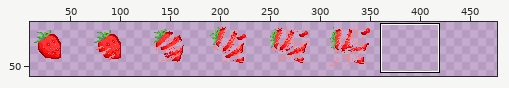
Two states of a sprite sheet, assets/images/fruits/strawberry.png. The picture above shows the old version from afar; the outline marks the close-up.
Close-up. The starting point:
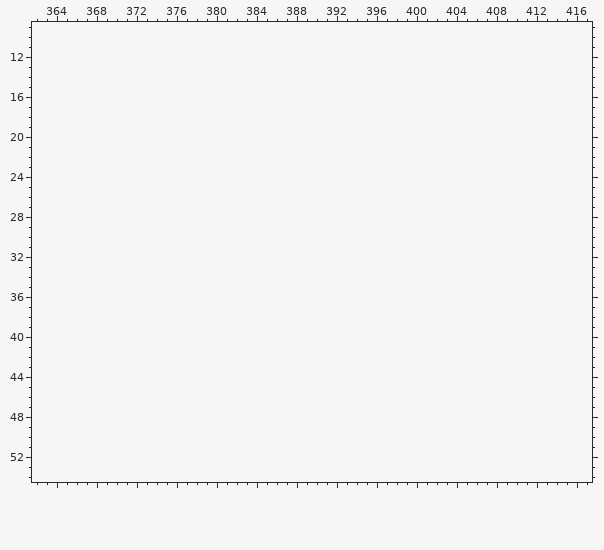
The file is 360x60 pixels. Shown: x 362..417, y 9..54. The old version is drawn lined up with the new one, on the new canvas. The wide view leaves out empty margins. The commit also changed other parts of the picture, which this record leaves out.
New version:
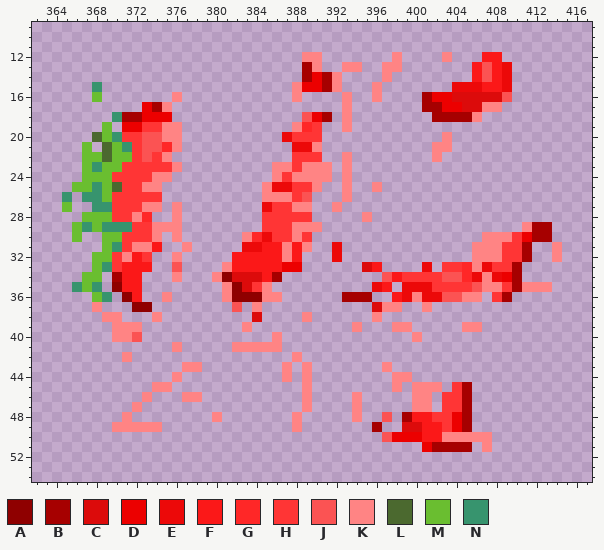
Palette (. is transparent): A #8f0000  B #a60000  C #dc0b0b  D #ec0000  E #ec0909  F #fb1818  G #ff2727  H #ff3535  J #fb5353  K #ff8484  L #4b692f  M #6abe30  N #37946e
Difference:
canvas 360x60 -> 480x60
y 12: x 389..390 .. -> KK; x 398 . -> K; x 403 . -> K; x 407..408 .. -> FF
y 13: x 389..390 .. -> BK; x 393..394 .. -> KK; x 397..398 .. -> KK; x 406..409 .... -> FJFE
y 14: x 389..392 .... -> BDBK; x 397 . -> K; x 406..409 .... -> FJFE
y 15: x 368 . -> N; x 388..392 ..... -> KDDBK; x 396 . -> K; x 404..409 ...... -> EEEFFE
y 16: x 368 . -> M; x 376 . -> K; x 388 . -> K; x 393 . -> K; x 396 . -> K; x 401..409 ......... -> BDDCCCCCJ
y 17: x 373..375 ... -> DBK; x 393 . -> K; x 401..408 ........ -> BBDDCCKK
y 18: x 370..375 ...... -> NBBDDD; x 389..391 ... -> JDB; x 393 . -> K; x 402..406 ..... -> BBBBK
y 19: x 369 . -> M; x 371..376 ...... -> DDHHKK; x 388..390 ... -> KGH; x 393 . -> K
y 20: x 368..376 ......... -> LMNHHJJKK; x 387..390 .... -> EHHH; x 403 . -> K
y 21: x 367 . -> M; x 369..376 ........ -> LMNHJJGK; x 388..390 ... -> EEK; x 402..403 .. -> KK
y 22: x 367..375 ......... -> MMLMMHJHK; x 388..390 ... -> HHH; x 393 . -> K; x 402 . -> K
y 23: x 367..376 .......... -> MNMMHHHHHK; x 386..391 ...... -> KKHKKK; x 393 . -> K
y 24: x 367..375 ......... -> MMMHHHHKK; x 386..391 ...... -> KHKKKK; x 393 . -> K
y 25: x 366..374 ......... -> MMNMLHHKK; x 385..390 ...... -> KEEHHK; x 393 . -> K; x 396 . -> K
y 26: x 365 . -> N; x 367..374 ........ -> NNMHHHHH; x 385..389 ..... -> KKKHJ; x 393 . -> K
y 27: x 365 . -> M; x 368..374 ....... -> NNHHHKK; x 376 . -> K; x 385..389 ..... -> EHHKK; x 392 . -> K
y 28: x 367..373 ....... -> MMMHHKG; x 376 . -> K; x 385..389 ..... -> HHHHH; x 395 . -> K
y 29: x 366..376 ........... -> MNMNNNHHKKK; x 385..390 ...... -> HHHKKK; x 411..413 ... -> KBB
y 30: x 366 . -> M; x 369..374 ...... -> MMHHHK; x 376 . -> K; x 383..389 ....... -> KGEHHKH; x 407..413 ....... -> KKKHDBB
y 31: x 369..374 ...... -> MNHKKF; x 377 . -> K; x 383..389 ....... -> EEFFKFK; x 392 . -> E; x 406..411 ...... -> KKKHHB; x 414 . -> K
y 32: x 368..373 ...... -> MMHKFH; x 376 . -> K; x 382..388 ....... -> FFFFFKF; x 392 . -> E; x 406..411 ...... -> KKKHHB; x 414 . -> K
y 33: x 368..373 ...... -> MNHFFF; x 376 . -> J; x 381..388 ........ -> KFFFFFDD; x 395..396 .. -> CF; x 401 . -> E; x 403..410 ........ -> HHGKEHHB
y 34: x 367..368 .. -> MM; x 370..372 ... -> BFF; x 376 . -> K; x 380..386 ....... -> KACCCFB; x 397..410 .............. -> JFHHHHJJGEKEDB
y 35: x 366..368 ... -> NMN; x 370..372 ... -> AFF; x 381..385 ..... -> KACHK; x 396..397 .. -> EF; x 399..413 ............... -> EEEHHHHJKKHBKKK
y 36: x 368..369 .. -> MN; x 371..372 .. -> AF; x 375 . -> K; x 381..386 ...... -> KAAAKK; x 393..395 ... -> BBB; x 398..406 ......... -> FEKEEJJKK; x 408..409 .. -> HB
y 37: x 368 . -> K; x 372..373 .. -> AA; x 382 . -> J; x 384 . -> K; x 396..398 ... -> CKK; x 401 . -> K
y 38: x 369..370 .. -> KK; x 374 . -> K; x 384 . -> C; x 389 . -> K; x 396 . -> K
y 39: x 370..372 ... -> KKK; x 383 . -> K; x 394 . -> K; x 398..399 .. -> KK; x 405..406 .. -> KK
y 40: x 370..372 ... -> KKJ; x 386 . -> K; x 400 . -> K
y 41: x 376 . -> K; x 382..386 ..... -> KKKKK
y 42: x 371 . -> K; x 388 . -> K
y 43: x 377..378 .. -> KK; x 387 . -> K; x 389 . -> K; x 397 . -> K
y 44: x 376 . -> K; x 387 . -> K; x 389 . -> K; x 398..399 .. -> KK
y 45: x 374..375 .. -> KK; x 389 . -> K; x 398 . -> K; x 400..402 ... -> KKK; x 404..405 .. -> HB
y 46: x 373 . -> K; x 377..378 .. -> KK; x 389 . -> K; x 394 . -> K; x 400..401 .. -> KK; x 403..405 ... -> HHB
y 47: x 372 . -> K; x 389 . -> K; x 394 . -> K; x 400..401 .. -> KK; x 403..405 ... -> HHB
y 48: x 371 . -> K; x 380 . -> K; x 388 . -> K; x 394 . -> K; x 397 . -> J; x 399..405 ....... -> BFFHHDB
y 49: x 370..374 ..... -> KKKKK; x 388 . -> K; x 396 . -> B; x 399..405 ....... -> CCFFHDB
y 50: x 397..407 ........... -> JDDDFFKKKKK
y 51: x 401..405 ..... -> DBBBB; x 407 . -> K
Where, in picture pixels (left, top, right, bottom), the same in both close-ups:
added: (62, 52, 562, 452)
